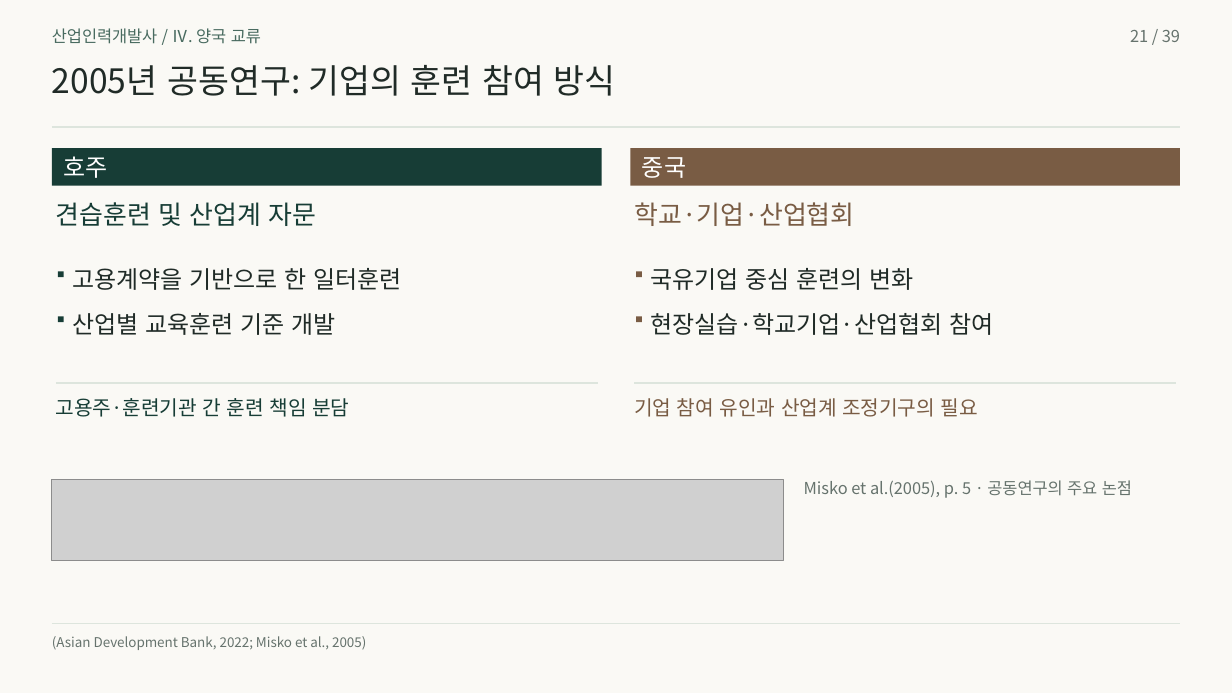
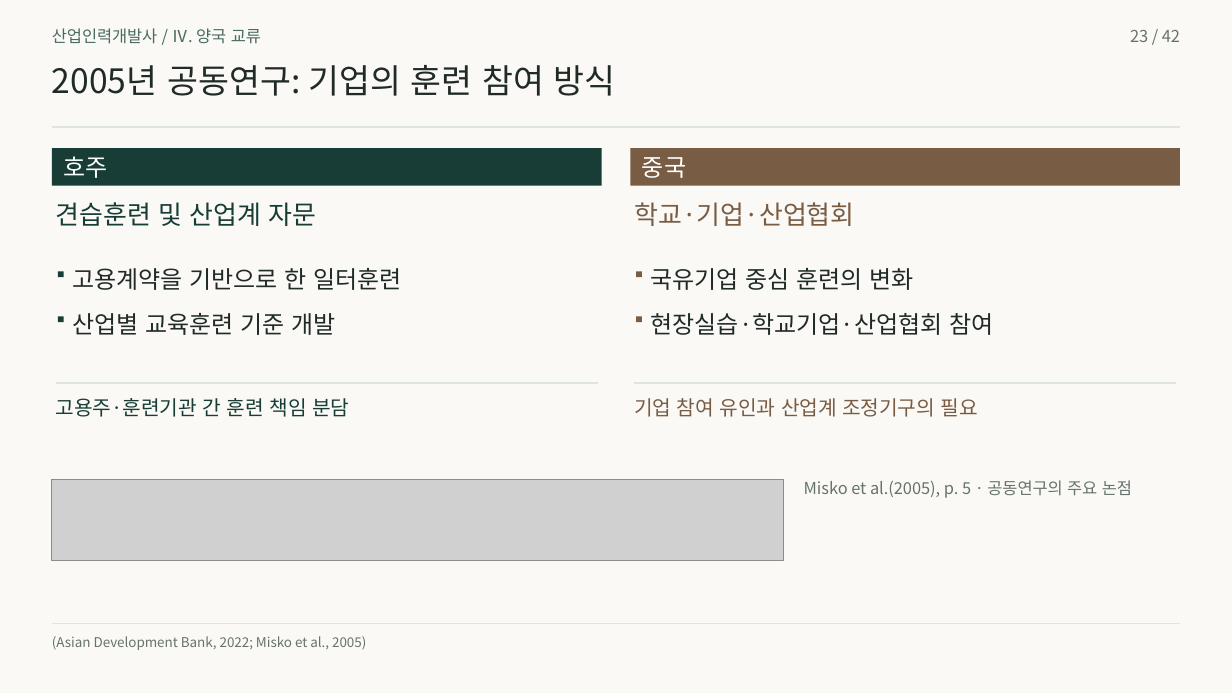
Before and after one commit to 01Chungee10/vet-history-rehearsal, a slide deck: slide 23 of au-cn-2026/presentation.pptx (slide 21 before the commit). Drawn at 1232x693 pixels with LibreOffice and Linux fonts; fonts in the diff are those of the drawing; grey boxes stand for pictures. Boxes give left, top, right and bottom in pixels: in the first picture for what was removed or moved away, otherwise in the second. Text is boxed around its words. In the diff, an @@ line names an element or a change of style, - is before the commit and + after.

```diff
--- a/au-cn-2026/presentation.pptx
+++ b/au-cn-2026/presentation.pptx
@@ text at bbox=[1130, 30, 1180, 42]: text changed @@
-21 / 39
+23 / 42
```
Also in this commit, not shown: 38 other slides changed, 3 slides added, 46 other files.
